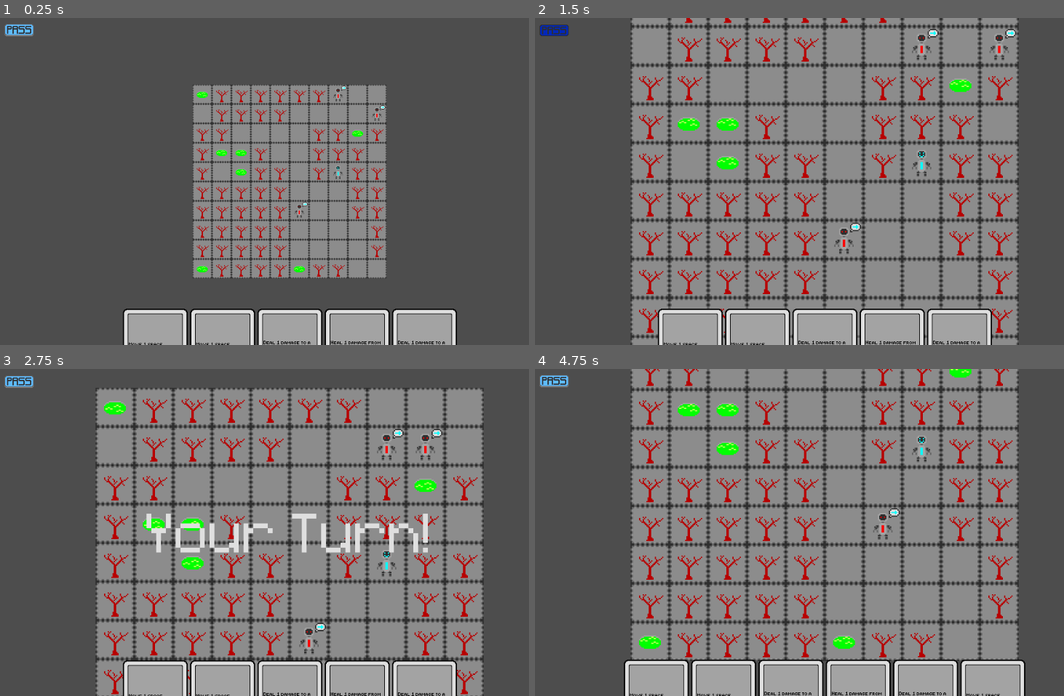
Above: before the commit, frames 1-4 (two rows, left to right).
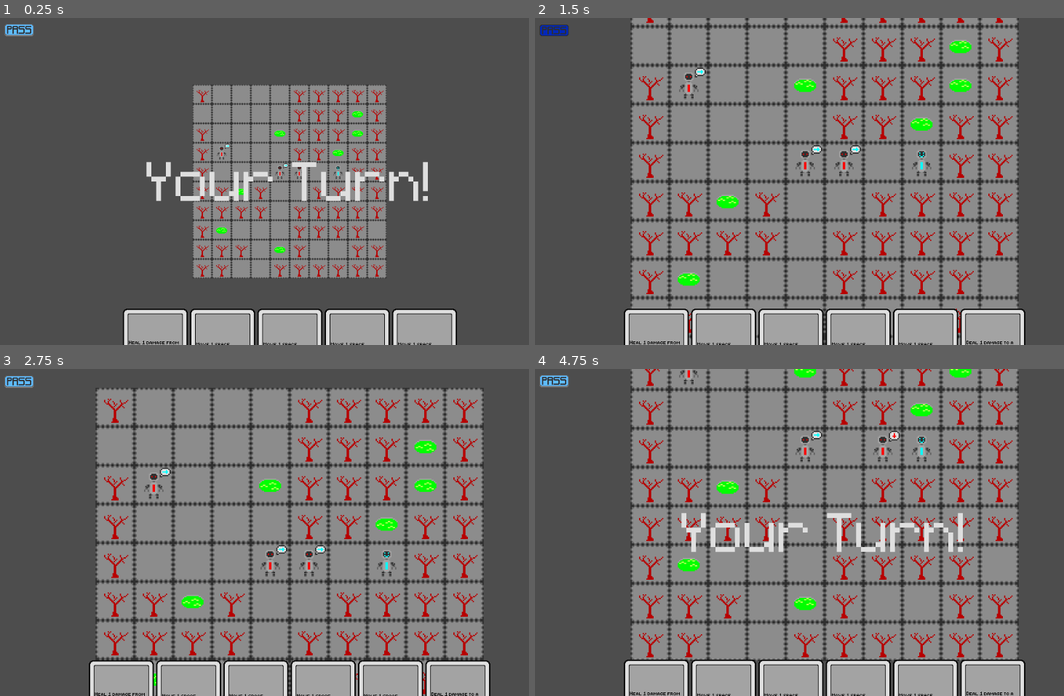
Above: after the commit, the same moments.

Repository: CattacoCattaco/strategy-deckbuilder-roguelike
Game: Godot game, scene res://tile_grid/tile_grid.tscn
Same seed, same stepped clock (60 frames per second), same inputs: the game is played once before the commit and once after it.
Inputs (mouse positions are in pixels of both pictures, inside the frame that each line leads up to):
- Up to frame 1 (0.25 s): no input
- Up to frame 2 (1.5 s): tap Enter at 0.5 s; move the mouse to (952, 165) at 0.52 s; hold Right 0.53-1.25 s; hold Z (zoom) 0.53-1.25 s; click (952, 165) at 0.67 s; click (556, 31) at 1.25 s
- Up to frame 3 (2.75 s): tap Space at 2 s; drag from (174, 548) to (259, 597) at 2.02 s
- Up to frame 4 (4.75 s): tap Enter at 2.75 s; move the mouse to (884, 460) at 2.77 s; hold Right 2.78-3.5 s; tap Shift at 2.85 s; tap Space at 3.5 s; drag from (794, 597) to (651, 483) at 3.52 s; move the mouse to (1000, 581) at 4.27 s; hold Left from 4.28 s (still down); tap Alt at 4.35 s

The runs differ from the first frame. In frame 1, 3.6% of the frame differs, in the area x 24-85%, y 20-100%; in frame 2, 8.2%; in frame 3, 9.1%, in the area x 16-93%, y 9-100%; in frame 4, 6.4%.

Commit message:
Created EnemyActionSource
Created EnemyActionSource, which causes an enemy to flee, move randomly, or move towards the player/attack depending on agressiveness and fearfulness

Diff:
--- a/card/deck/deck.gd
+++ b/card/deck/deck.gd
@@ -2,11 +2,6 @@
 extends Control
 
 var all_cards: Array[CardData] = [
-	CardData.new([Modifier.Move.new()], 1, 1),
-	CardData.new([Modifier.Move.new()], 1, 1),
-	CardData.new([Modifier.Move.new()], 1, 1),
-	CardData.new([Modifier.Move.new()], 1, 1),
-	CardData.new([Modifier.Move.new()], 1, 1),
 	CardData.new([Modifier.Move.new()], 1, 1),
 	CardData.new([Modifier.Move.new()], 1, 1),
 	CardData.new([Modifier.Move.new()], 1, 1),
@@ -17,8 +12,6 @@
 	CardData.new([Modifier.Attack.new()], 1, 1),
 	CardData.new([Modifier.Attack.new()], 1, 1),
 	CardData.new([Modifier.Attack.new()], 1, 1),
-	CardData.new([Modifier.Heal.new()], 1, 1),
-	CardData.new([Modifier.Heal.new()], 1, 1),
 	CardData.new([Modifier.Heal.new()], 1, 1),
 	CardData.new([Modifier.Heal.new()], 1, 1),
 ]
--- a/tile_grid/level_builder/level_builder.gd
+++ b/tile_grid/level_builder/level_builder.gd
@@ -145,6 +145,8 @@
 		var tile: Tile = tile_grid.get_tile(pos.x, pos.y)
 		tile.add_object(pick_random_weighted(enemies, enemy_weights))
 
+	EnemyActionSource.recalc_distances(tile_grid)
+
 
 func walk(current_pos: Vector2i, region: Array[Vector2i], goal_size: int, from: Vector2i,
 		branch_length: int = 0) -> void:
--- /dev/null
+++ b/tile_grid/tile/tile_object/data/action_source/enemy_action_source.gd
@@ -0,0 +1,148 @@
+class_name EnemyActionSource
+extends ActionSource
+
+## The distance from a tile to the player assuming that no jumps can occur
+static var player_distances: Array[Array] = []
+
+@export var move_range: int = 1
+@export var attack_range: int = 1
+@export var attack_damage: int = 1
+@export var heal_range: int = 1
+@export var heal_size: int = 1
+
+## A number from 0 to 1 representing how aggressively an enemy acts[br][br]
+## Aggressive enemies tend to try to attack the player if possible or
+## decrease their distance from the player
+@export var aggressiveness: float = 0.8
+## A number from 0 to 1 representing how fearfully an enemy acts[br][br]
+## Fearful enemies tend to try to increase their distance from the player
+@export var fearfulness: float = 0.1
+
+
+static func recalc_distances(tile_grid: TileGrid) -> void:
+	for x in range(tile_grid.size.x):
+		var column: Array[int] = []
+		for y in range(tile_grid.size.y):
+			column.append(-1)
+
+		player_distances.append(column)
+
+	var player_pos: Vector2i = tile_grid.hand.player.pos
+
+	var prev_positions: Array[Vector2i] = [player_pos]
+	player_distances[player_pos.x][player_pos.y] = 0
+
+	for distance in range(1, tile_grid.size.x * tile_grid.size.y):
+		var new_positions: Array[Vector2i] = []
+
+		for old_pos in prev_positions:
+			for dir in [Vector2i(0, 1), Vector2i(1, 0), Vector2i(0, -1), Vector2i(-1, 0)]:
+				var neighbor_pos: Vector2i = old_pos + dir
+
+				if not tile_grid.has_tile(neighbor_pos.x, neighbor_pos.y):
+					continue
+
+				if get_player_distance_from_vec(neighbor_pos) != -1:
+					continue
+
+				var neighbor_tile: Tile = tile_grid.get_tile(neighbor_pos.x, neighbor_pos.y)
+				if neighbor_tile.object:
+					if neighbor_tile.object.data.object_type == TileObjectData.ObjectType.STATIC:
+						continue
+
+				new_positions.append(neighbor_pos)
+				player_distances[neighbor_pos.x][neighbor_pos.y] = distance
+
+		prev_positions = new_positions
+
+		if len(new_positions) == 0:
+			break
+
+
+static func print_player_distances() -> void:
+	var print_message: String = "Player_distances:\n"
+	for y in range(len(player_distances[0])):
+		print_message += "["
+		for x in range(len(player_distances)):
+			print_message += "%2d " % get_player_distance(x, y)
+		print_message = print_message.rstrip(" ")
+		print_message += "]\n"
+
+	print(print_message)
+
+
+static func get_player_distance_from_vec(pos: Vector2i) -> int:
+	return get_player_distance(pos.x, pos.y)
+
+
+static func get_player_distance(x: int, y: int) -> int:
+	return player_distances[x][y]
+
+
+func _init(p_speed: int = 0, p_preview_actions: bool = true, p_move_range: int = 1,
+		p_attack_range: int = 1, p_attack_damage: int = 1, p_heal_range: int = 1,
+		p_heal_size: int = 1, p_aggressiveness: float = 0.8, p_fearfulness: float = 0.1) -> void:
+	move_range = p_move_range
+	attack_range = p_attack_range
+	attack_damage = p_attack_damage
+	heal_range = p_heal_range
+	heal_size = p_heal_size
+
+	aggressiveness = p_aggressiveness
+	fearfulness = p_fearfulness
+
+	super(p_speed, p_preview_actions)
+
+
+func generate_next_action(object: TileObject) -> void:
+	var pos: Vector2i = object.pos
+
+	var player_distance: int = get_player_distance_from_vec(pos)
+
+	if randf() < aggressiveness:
+		print("Agressiveness: ", player_distance)
+		if player_distance <= attack_range:
+			next_action = CardData.new([Modifier.Attack.new()], attack_range, attack_damage)
+			next_action_targets = [object.tile_grid.hand.player.pos]
+			print("Attacked")
+			return
+
+		var closest_distance: int = get_player_distance_from_vec(object.pos)
+		var closest_pos: Vector2i = object.pos
+
+		for tile: Tile in object.get_tiles_in_range(move_range, false, false):
+			var distance: int = get_player_distance_from_vec(tile.pos)
+
+			if distance < closest_distance:
+				closest_distance = distance
+				closest_pos = tile.pos
+
+		next_action = CardData.new([Modifier.Move.new()], move_range, 0)
+		next_action_targets = [closest_pos]
+
+		print("Moved Closer")
+		print(closest_distance)
+		print(closest_pos)
+		return
+
+	if randf() < fearfulness:
+		var furthest_distance: int = get_player_distance_from_vec(object.pos)
+		var furthest_pos: Vector2i = object.pos
+
+		for tile: Tile in object.get_tiles_in_range(move_range, false, false):
+			var distance: int = get_player_distance_from_vec(tile.pos)
+
+			if distance > furthest_distance:
+				furthest_distance = distance
+				furthest_pos = tile.pos
+
+		next_action = CardData.new([Modifier.Move.new()], move_range, 0)
+		next_action_targets = [furthest_pos]
+
+		print("Moved Further")
+		print(furthest_distance)
+		print(furthest_pos)
+		return
+
+	next_action = CardData.new([Modifier.Move.new()], move_range, 0)
+	next_action_targets = [object.get_tiles_in_range(move_range, false, false).pick_random().pos]
--- /dev/null
+++ b/tile_grid/tile/tile_object/data/objects/aggressive_bot.tres
@@ -0,0 +1,19 @@
+[gd_resource type="Resource" script_class="TileObjectData" load_steps=5 format=3 uid="uid://c6m158xb2ol3q"]
+
+[ext_resource type="Script" uid="uid://qcayqubqp7nh" path="res://tile_grid/tile/tile_object/data/action_source/enemy_action_source.gd" id="1_84m8j"]
+[ext_resource type="Script" uid="uid://g0hmwqu3bxiu" path="res://tile_grid/tile/tile_object/data/tile_object_data.gd" id="2_3pf4l"]
+[ext_resource type="Texture2D" uid="uid://hofpl2s67ppm" path="res://tile_grid/tile/tile_object/textures/dumbbot.png" id="3_2x6ap"]
+
+[sub_resource type="Resource" id="Resource_84m8j"]
+script = ExtResource("1_84m8j")
+aggressiveness = 1.0
+metadata/_custom_type_script = "uid://qcayqubqp7nh"
+
+[resource]
+script = ExtResource("2_3pf4l")
+texture = ExtResource("3_2x6ap")
+texture_type = 2
+object_type = 2
+max_health = 2
+action_source = SubResource("Resource_84m8j")
+metadata/_custom_type_script = "uid://g0hmwqu3bxiu"
--- a/tile_grid/tile/tile_object/data/objects/dumbbot.tres
+++ b/tile_grid/tile/tile_object/data/objects/dumbbot.tres
@@ -14,6 +14,7 @@
 script = ExtResource("2_m3drn")
 texture = ExtResource("3_peimw")
 texture_type = 2
+object_type = 2
 max_health = 2
 action_source = SubResource("Resource_dy3dk")
 metadata/_custom_type_script = "uid://g0hmwqu3bxiu"
--- /dev/null
+++ b/tile_grid/tile/tile_object/data/objects/fear_bot.tres
@@ -0,0 +1,20 @@
+[gd_resource type="Resource" script_class="TileObjectData" load_steps=5 format=3 uid="uid://cfdfyqpbcdxpb"]
+
+[ext_resource type="Script" uid="uid://qcayqubqp7nh" path="res://tile_grid/tile/tile_object/data/action_source/enemy_action_source.gd" id="1_c6l4x"]
+[ext_resource type="Script" uid="uid://g0hmwqu3bxiu" path="res://tile_grid/tile/tile_object/data/tile_object_data.gd" id="2_grf4y"]
+[ext_resource type="Texture2D" uid="uid://hofpl2s67ppm" path="res://tile_grid/tile/tile_object/textures/dumbbot.png" id="3_gl1p2"]
+
+[sub_resource type="Resource" id="Resource_c6l4x"]
+script = ExtResource("1_c6l4x")
+aggressiveness = 0.0
+fearfulness = 1.0
+metadata/_custom_type_script = "uid://qcayqubqp7nh"
+
+[resource]
+script = ExtResource("2_grf4y")
+texture = ExtResource("3_gl1p2")
+texture_type = 2
+object_type = 2
+max_health = 2
+action_source = SubResource("Resource_c6l4x")
+metadata/_custom_type_script = "uid://g0hmwqu3bxiu"
--- a/tile_grid/tile/tile_object/data/objects/player.tres
+++ b/tile_grid/tile/tile_object/data/objects/player.tres
@@ -13,6 +13,7 @@
 script = ExtResource("2_140pt")
 texture = ExtResource("3_1aavb")
 texture_type = 2
+object_type = 1
 max_health = 6
 action_source = SubResource("Resource_140pt")
 metadata/_custom_type_script = "uid://g0hmwqu3bxiu"
--- a/tile_grid/tile/tile_object/data/tile_object_data.gd
+++ b/tile_grid/tile/tile_object/data/tile_object_data.gd
@@ -13,6 +13,16 @@
 	HEALTH_STATES,
 }
 
+## What type of object is this?
+enum ObjectType {
+	## Doesn't move
+	STATIC,
+	## Player
+	PLAYER,
+	## Enemy
+	ENEMY,
+}
+
 ## The fps of all animations
 static var fps: float = 1.25
 
@@ -21,6 +31,8 @@
 @export var texture: Texture2D
 ## Determines how the sprites of the texture are interpreted
 @export var texture_type: TextureType
+## Determines what kind of object this is
+@export var object_type: ObjectType
 ## The maximum health that this object can be at [br][br]
 ## If [param max_health] is -1, this object will not use health and can't be targeted
 @export var max_health: int = -1
@@ -29,9 +41,11 @@
 
 
 func _init(p_texture: Texture2D = null, p_texture_type: TextureType = TextureType.ANIMATED,
-		p_max_health: int = -1, p_action_source: ActionSource = NullActionSource.new()) -> void:
+		p_object_type: ObjectType = ObjectType.STATIC, p_max_health: int = -1,
+		p_action_source: ActionSource = NullActionSource.new()) -> void:
 	texture = p_texture
 	texture_type = p_texture_type
+	object_type = p_object_type
 	max_health = p_max_health
 	action_source = p_action_source
 
--- a/tile_grid/tile/tile_object/tile_object.gd
+++ b/tile_grid/tile/tile_object/tile_object.gd
@@ -82,6 +82,9 @@
 	reparent(tile, false)
 	tile.object = self
 
+	if data.action_source is PlayerActionSource:
+		EnemyActionSource.recalc_distances(tile_grid)
+
 
 func damage(target_pos: Vector2i, amount: int) -> void:
 	if not tile_grid.get_tile(target_pos.x, target_pos.y).object:
@@ -116,10 +119,7 @@
 	var prev_layer: Array[Vector2i] = [pos]
 
 	if target_characters:
-		if data.max_health >= 0:
-			tiles.append(tile)
-	else:
-		if data.max_health == -1:
+		if data.object_type != TileObjectData.ObjectType.STATIC:
 			tiles.append(tile)
 
 	for distance in range(1, range_size + 1):
--- a/tile_grid/tile_grid.tscn
+++ b/tile_grid/tile_grid.tscn
@@ -10,7 +10,8 @@
 [ext_resource type="Resource" uid="uid://dq2vskswinh63" path="res://tile_grid/tile/tile_object/data/objects/acid.tres" id="5_pf1a3"]
 [ext_resource type="Resource" uid="uid://ccciw1ve4yhmy" path="res://tile_grid/tile/tile_object/data/objects/tree.tres" id="6_pf1a3"]
 [ext_resource type="Script" uid="uid://drke1av0c1b7k" path="res://tile_grid/round_manager/round_manager.gd" id="8_5axyk"]
-[ext_resource type="Resource" uid="uid://bx23711k3y2hb" path="res://tile_grid/tile/tile_object/data/objects/dumbbot.tres" id="8_gcgwy"]
+[ext_resource type="Resource" uid="uid://c6m158xb2ol3q" path="res://tile_grid/tile/tile_object/data/objects/aggressive_bot.tres" id="9_eoot7"]
+[ext_resource type="Resource" uid="uid://cfdfyqpbcdxpb" path="res://tile_grid/tile/tile_object/data/objects/fear_bot.tres" id="10_jp86b"]
 [ext_resource type="PackedScene" uid="uid://b2b416pbggqo4" path="res://card/card.tscn" id="11_d6b8m"]
 [ext_resource type="Script" uid="uid://bji1oaue4cmst" path="res://card/hand/hand.gd" id="11_pawdl"]
 [ext_resource type="Script" uid="uid://ctbryeqoij1nf" path="res://card/deck/deck.gd" id="13_3s7rm"]
@@ -55,8 +56,8 @@
 clump_obstacle_weights = Array[int]([1])
 single_obstacles = Array[ExtResource("4_t02f7")]([ExtResource("5_pf1a3"), ExtResource("6_pf1a3")])
 single_obstacle_weights = Array[int]([1, 2])
-enemies = Array[ExtResource("4_t02f7")]([ExtResource("8_gcgwy")])
-enemy_weights = Array[int]([1])
+enemies = Array[ExtResource("4_t02f7")]([ExtResource("9_eoot7"), ExtResource("10_jp86b")])
+enemy_weights = Array[int]([1, 1])
 
 [node name="RoundManager" type="Node2D" parent="." node_paths=PackedStringArray("tile_grid")]
 script = ExtResource("8_5axyk")
Not shown, added: tile_grid/tile/tile_object/data/action_source/enemy_action_source.gd.uid
Not shown: 1 places in tile_grid/tile_grid.tscn that only renumber resources
